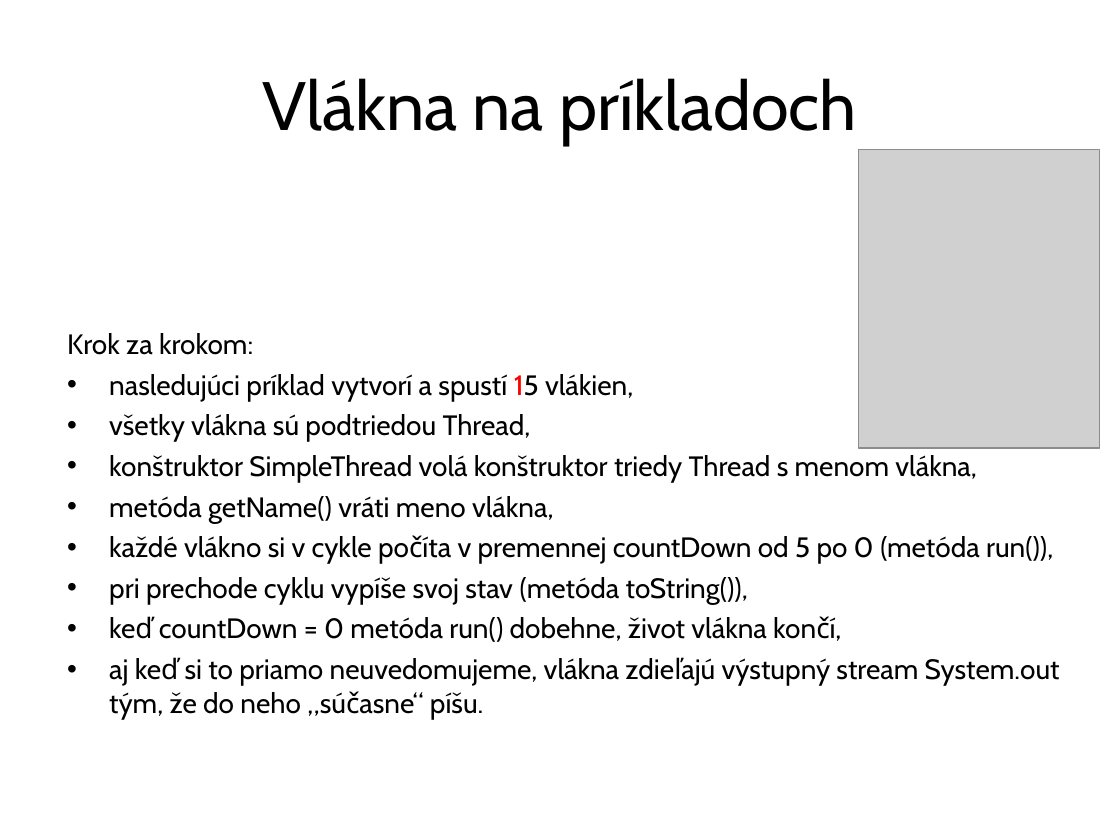
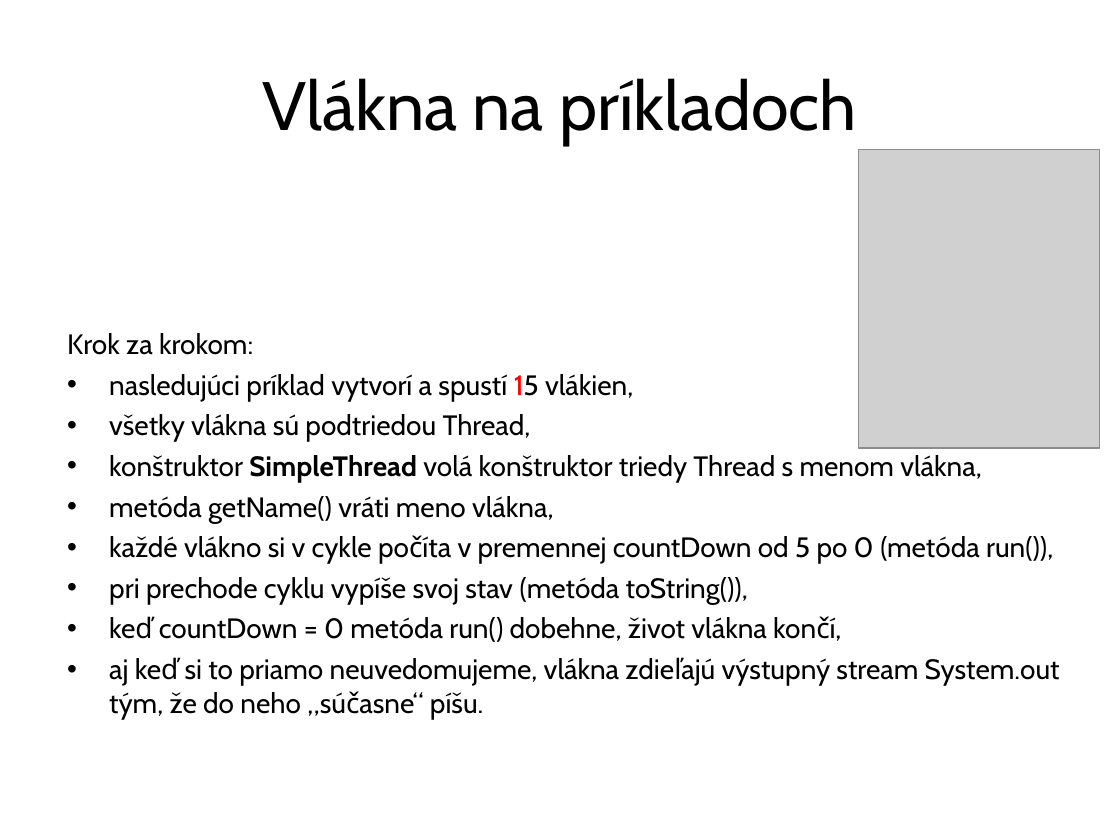
Before and after one commit to Programovanie4/Prednasky, a slide deck: slide 7 of 09/09_java.ppt (slide 4 before the commit). Drawn at 1120x840 pixels with LibreOffice and Linux fonts; fonts in the diff are those of the drawing; grey boxes stand for pictures. Boxes give left, top, right and bottom in pixels: in the first picture for what was removed or moved away, otherwise in the second. Text is boxed around its words. In the diff, an @@ line names an element or a change of style, - is before the commit and + after.

```diff
--- a/09/09_java.ppt
+++ b/09/09_java.ppt
@@ text at box(109, 455, 981, 482): bold on in "SimpleThread" @@
```
Also in this commit, not shown: 11 other slides changed, 11 slides added, 4 other files.
